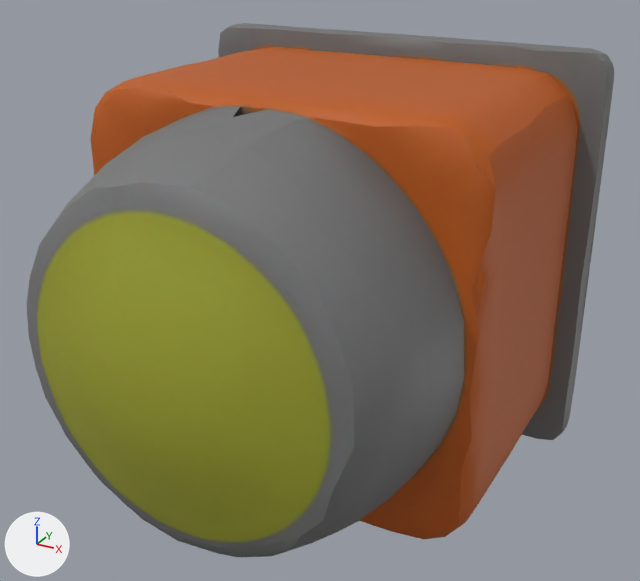
What one commit did to the glTF model assets/models/lidar_mk1.glb.
Both versions are drawn from a 50 mm lens placed at (0.695, -1.586, 0.614), pointed at (0.031, -0.378, 0.01). Lighting does not change. The marker at lower left points along +X, +Y and +Z. The picture after the commit comes second. Vertices at exactly the same position are counted once.

In view in the first picture: 'part'.
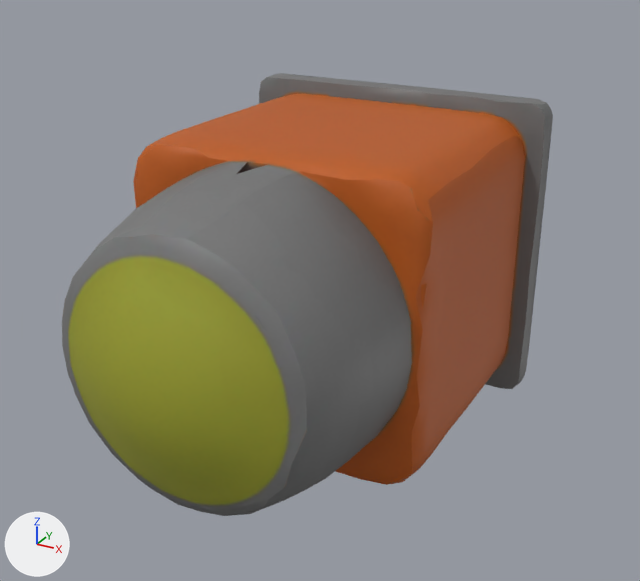
Where the change shows, as pixel boxes (x1, y1, x2, y2) in the pictures (640 x 581 px; the box of a moved part takes in the faces that stretch with it):
'part', reshaped (16% narrower, 17% shorter)
    before: (27, 23, 614, 557)
    after: (62, 73, 553, 516)
part 1 of me_geometry_0, moved or reshaped (mostly hidden)
    before: (227, 29, 608, 436)
    after: (266, 79, 546, 386)
part 2 of me_geometry_0, moved or reshaped (mostly hidden)
    before: (93, 85, 576, 537)
    after: (135, 95, 523, 483)
part 3 of me_geometry_0, rebuilt (16% narrower, 17% shorter)
    before: (27, 23, 614, 557)
    after: (62, 73, 553, 516)
part 4 of me_geometry_0, deleted
    before: (248, 23, 611, 378)

The edits, one by one:
me_geometry_0 is used by ob_part; location (0.0, 0.0, 0.0).
me_geometry_0 had 2880 vertices, 5588 faces and spanned x -0.398..0.397, y -0.8..0.0, z -0.384..0.384.
me_geometry_0 now has 2879 vertices, 5588 faces and spans x -0.3..0.3, y -0.8..0.0, z -0.29..0.29.
me_geometry_0 part 1: the loose piece of 533 vertices spanning x -0.395..0.395, y -0.483..0.0, z -0.382..0.382 is scaled about its middle by (0.755, 1, 0.755).
me_geometry_0 part 2: the loose piece of 709 vertices spanning x -0.356..0.355, y -0.496..-0.047, z -0.348..0.348 is scaled about its middle by (0.755, 1, 0.755).
me_geometry_0 part 3: the loose piece of 1593 vertices spanning x -0.398..0.397, y -0.8..0.0, z -0.384..0.384 is rebuilt with 1633 vertices and now spans x -0.3..0.3, y -0.8..0.0, z -0.29..0.29.
me_geometry_0 part 4: the loose piece of 41 vertices spanning x -0.397..0.397, y 0.0, z -0.384..0.384 is deleted.
Other edits to the shape of me_geometry_0 do not show in these pictures.
